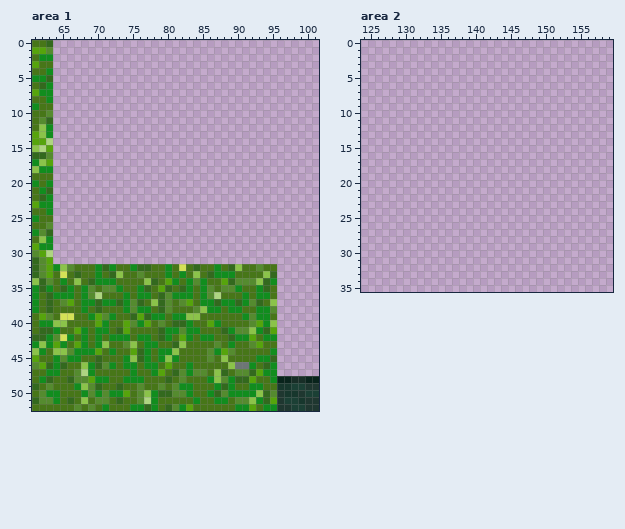
Two states of a pixel-art file, Sprites/TileSet/TILESET_ISLA_REMASTER.aseprite. Above, as it was before the edit.
160x160 pixels, 1 frame. Colours within 5 levels of each other are drawn and written as one. Shown: area 1: x 61..101, y 0..52; area 2: x 124..159, y 0..35. The commit also changed other parts of the picture, which this record leaves out.
After:
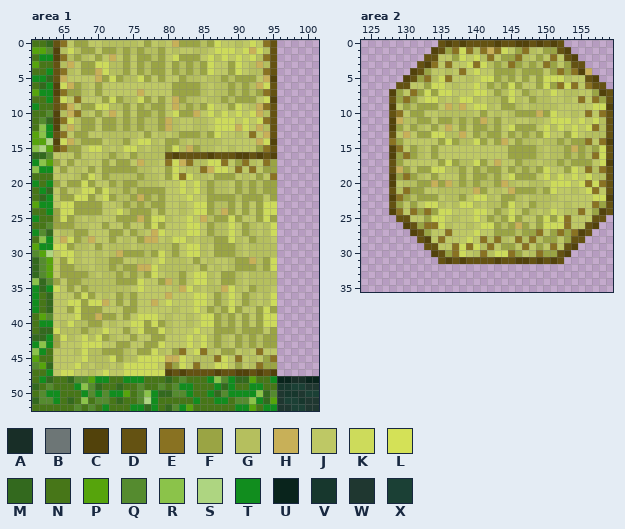
Palette (. is transparent): A #182e27  B #6d7676  C #52420b  D #645212  E #897222  F #9aa444  G #b5bf5e  H #c8b058  J #bec865  K #cddb5b  L #d4e157  M #33691e  N #477618  P #56a40c  Q #558b2f  R #8bc34a  S #aed581  T #118d1e  U #09241c  V #17372d  W #1f3730  X #1b4035
Changes in this commit:
--- area 1, layer "Flattened"
@@ x 61..101 @@
- 0 NNM......................................
- 1 PPQ......................................
- 2 NTT......................................
- 3 PNN......................................
- 4 NNT......................................
- 5 TTM......................................
- 6 NMT......................................
- 7 PTT......................................
- 8 NNT......................................
- 9 TNN......................................
-10 NNQ......................................
-11 NQM......................................
-12 NRT......................................
-13 PRT......................................
-14 PPS......................................
-15 RSP......................................
-16 MMQ......................................
-17 TRP......................................
-18 RTT......................................
-19 NNN......................................
-20 TNT......................................
-21 NTM......................................
-22 NMT......................................
-23 PTT......................................
-24 NNT......................................
-25 TNN......................................
-26 NNQ......................................
-27 TQM......................................
-28 NRT......................................
-29 PTT......................................
-30 QPS......................................
-31 MQP......................................
-32 MQPTRQNNNTMTNNTMMNNTNLNMNNTNMRNNQNN......
-33 MQPNLNMNNTNMRNNQNNNTNTNRNMTTTNNNNRM......
-34 RMQNTNRNMTTTNNNNRMNPTNTQTNNPMQQQRMT......
-35 TMTNMTNTQNQQTNNTMNPMNMTNTQNQQTNNTMN......
-36 TNMTTTNTQSNNNTNTTNMQTTTNTQSNNNTNTTN......
-37 TNMNQPNTTMTTMTQMNRMQNQPNTTMTTMTQMNR......
-38 TNMNNNNTNMNNNTQTTNMQNNNQRTTNTTNNTTQ......
-39 NPQNLLNNTPQTNNMPMTTNTTRRNNNNNNTQTTN......
-40 NTTRRNNNNPTNNPQTPNQNMMTNNPTNNNNQPTR......
-41 NMMTNNPTNTTNMPNNNNMTTQTTNNNMTQQRTMP......
-42 MMTQLTNTNTNTTTNTTNMTNPTNTTNNMTTPNTT......
-43 TRTPTNPTNTRNNQRNTTNNMRNNNNQNTNNQPNN......
-44 RTNRRQTTTPNTNNPMTNTTRNNNNQTPQNNNNNT......
-45 PNNTQTTNNMNNNTRMTNTRTNNNNQNRNNNNTTM......
-46 QPMTMNNRTMQTNTTNTTNPNNTNNNNNRBBTNMT......
-47 NNTTNNQSTNNNNNTNNTPNMQTQQNRMNQQMPTT......
+ 0 NNMDEJFFJJGGGGGJFJGJHFFFGFKJJGJKJED......
+ 1 PPQCGKGFFJFFGFGFGGFJGJJGGJKKKJKHKGD......
+ 2 NTTCEGFGJFJHJFJFFGFJKFFFJKGKJKJKGED......
+ 3 PNNDGHJFFKKGGFJFGFFJFGFGFKJJFKJGHGD......
+ 4 NNTDEGJFFHKGGFJFGFFJFGFGFKJJFKJGGED......
+ 5 TTMDHJJJJHFKFGGKFJFJJFGGJGGFGFFFJHC......
+ 6 NMTCKHFGJFJJJJJJJJJJFFFFGJGGFGFGHKD......
+ 7 PTTCEFFGJFJJJJJHJJJJFFFFGJGGFGFGFED......
+ 8 NNTDKJEJJJFKFGGKFJFJHFGGJGGFGFFFJKC......
+ 9 TNNDEHJFFKKGGFJFGFFJHGFGFKJJFKJGHED......
+10 NNQCGHEGJFJHJFJFFGFJKFFHJKGKJKJKHGD......
+11 NQMCEKGFFJFFGFGFGGFHGJJGGJKKKJKJKED......
+12 NRTCGHGFFJFFGFGFGGFHGJJGGJKKKHKJHGD......
+13 PRTDEJFFJJGGGGGJFJGJGFFFGFKJJGJEJHD......
+14 PPSCKHGFFFJGGFJKKGJFFGJGGGGJJJJJHKC......
+15 RSPDEFFJKKGJGKKGJGGFKGHFGGJJGJJJFED......
+16 MMQJJJFJJJGFGJFGGGGDCDDDDCDDDCCDCDC......
+17 TRPFJFJGJJFJFFJHGGJEKHEGGKKEJFEGJEF......
+18 RTTJFJGJFJFFFFFGGJJFKJGGEHKKJEJEJFF......
+19 NNNJJJGFKJFGGGGFGGJFKEKGGJFFFJGJFJE......
+20 TNTFJFFKFJJFGFFGGGJJJKJKGFGGJFGFGFF......
+21 NTMJFJGKKFKGGFGFFFFJJKJKGFGGJFGFGFF......
+22 NMTJFFKKFJKFGGFHFGFJJJKJJFFFFGFFFJF......
+23 PTTJKKFFFFJJGFGFGFFJJGJKKFGGFJFJFKK......
+24 NNTFKKFFFFJJKGFFFJFJJGJKKFGHFJFJFKK......
+25 TNNFKFGJGJJJFFFHFKKGJJKJHGFFKFJJFKF......
+26 NNQFFFGGJJFJJFJJFKFJJJKKJFGGKJFGJGK......
+27 TQMJGGFFJJJFFJFGJHKJJJKKJFGGKJFGJGK......
+28 NRTJHKFGHJJFJGJFHHJGKKGJGGFFKGJFGGJ......
+29 PTTKKFGGJFJGGGJGGGGGFJKKGJFFFGJGGGG......
+30 QPSJKKGJJGJGHFFFGFKGFJKKGJFFFGJGGGG......
+31 MQPJFKGJJGGFFJJGGJKGGGJFJGJJGFFHGFK......
+32 MQPJFFGGJGGFGFFHHKGGGGGJFJGJGFFFGFK......
+33 MQPJFFFFGJGGFGFGFKJGGFJKKGJFFGJGGGG......
+34 RMQFJFFGGGGGFFFKJJFHGFJKKGJFFGJGGGG......
+35 TMTKJFJFGGGGGGJKJJJJGHKGJGGHKGJFGGJ......
+36 TNMJJJFKFJGJFGFJJJJHJJJKKJFGKJFGJGK......
+37 TNMJJKKFKKHJFJFJJHJKJJJKKJFGKJFGJGK......
+38 TNMJJFKFFFJJJFFJJJJJGJJKJFGFKFJJFKF......
+39 NPQJJJKFFHFFJFJKKKJGJJGJKKFGFJFJFKK......
+40 NTTJGKGGFFJGJJKKFKFGJJGJKKFGFJFJFKK......
+41 NMMKGGGFGGKJJFJKFFKGJJJKJJFFFGFFFJF......
+42 MMTFKGJKGKFGJJFJJFFJJJKJKGFGJFGFGFF......
+43 TRTFJJJKKKJJFFJJFFKJJJKJKGFGJFGFGFF......
+44 RTNJJJGKGGFFFGJFFKGJFEJKEGJFFJGJEJJ......
+45 PNNJJJJKGGGKFGGKKKKHHKJGGGEKJEJGJFE......
+46 QPMJJJKGJGGJGKKKKKJEFKJEGGKKJFJGEFF......
+47 NNTJKKJJGJKJJKKKKKKCDCDDDDCDDCCDCDC......
 48 NTMNNMQQPTTNNTTTNNNMNQNNNTRQTMMPNNTUUAAUU
--- area 2, layer "Flattened"
@@ x 124..159 @@
- 0 ....................................
- 1 ....................................
- 2 ....................................
- 3 ....................................
- 4 ....................................
- 5 ....................................
- 6 ....................................
- 7 ....................................
- 8 ....................................
- 9 ....................................
-10 ....................................
-11 ....................................
-12 ....................................
-13 ....................................
-14 ....................................
-15 ....................................
-16 ....................................
-17 ....................................
-18 ....................................
-19 ....................................
-20 ....................................
-21 ....................................
-22 ....................................
-23 ....................................
-24 ....................................
-25 ....................................
-26 ....................................
-27 ....................................
-28 ....................................
-29 ....................................
-30 ....................................
-31 ....................................
+ 0 ...........DCDCDDDDCDDCCDCDCD.......
+ 1 ..........CDFEKEGEHEKJFEGJFFDC......
+ 2 .........DDJJFKJKGEJFFEGJFJEJDC.....
+ 3 ........DCEJEJJKEKGFGEFGFGEFJFDD....
+ 4 .......CDFJJGJEJKJJFFFGFFFJFEFECH...
+ 5 ......CDFEGKEJJGJKKFGFJFJFKKKGJJDC..
+ 6 .....DDJJFKKJGJJKJFGFKFJJFKFEKEJEDD.
+ 7 ....CFJEFKFKKJJJKKJFGKJFGJGKJGGJJFCD
+ 8 ....DFEFJKKGJGKKGJGGFKGJFGGJJGJEJEFD
+ 9 ....CJFGFFFJHGHJKKGJFFGJGGGGJJJJJKKC
+10 ....DEJFFJJGGGGGJFJGJGFFFHFKJJGJEJED
+11 ....CHGGFFJFFGFGFHGFJGJJGGJKKKJKJKGD
+12 ....CFJFGJFJHJFJFFGFJKFFFJKGKJKJKEGD
+13 ....DJHJFFKKGGHJFGFFJFGFGFKJJFKJGGGD
+14 ....EFJJJJJFKFGGKFJFHJFGGJGGFGFFEJEC
+15 ....CEJFGJFJJJJJJJJJJFFFFGJGGFHFGFKD
+16 ....CFEFGJFJJJJJJJJJJFFFFGJGGFGFGEKD
+17 ....DFJJJJJFKFGGKFJHJJFGGJGGFGFFFJKC
+18 ....DHFJFFKKGGFJFGFFJFGFGFKJJFKJEGED
+19 ....CFEFGJFJJJFJFFGFJKFFFJKGKJKJKGGD
+20 ....CJGGFFHFHGFGFGGFHGJJGGJKKKJKEKED
+21 ....DGEFFJJGGGGGHFJGJHFFFGFKJJGJKEJD
+22 ....CEFGFFFJGGFJKKGJFFGJGGGGJJJJJKKC
+23 ....DFJFJKKGJGKKGJGGFKGJFGGJJGJJJEFD
+24 ....CEJEFEFKKJJJKKJFGKJFGJGKJGGEJFCD
+25 .....DDJJFKKJGJJKJFGFKFJJFKFKEJJJDD.
+26 ......CDFEEKGJJGJKKFGFHFJFKKKEJJDC..
+27 .......CDFJJEJJJKJJFFFGFFEJFEFECD...
+28 ........DCJEJJJKJEGEGJEGEGFFJFDD....
+29 .........DDJJEKEKGEJFFJEJFJEJDC.....
+30 ..........CDFEKJGEGKKEFJGEFFDC......
+31 ...........DCDCDDDDCDDCCDCDCD.......
 32 ....................................
Changed places in both pictures, as pixel boxes (x1, y1, x2, y2):
changed: (53, 40, 277, 376)
added: (389, 40, 613, 264)
